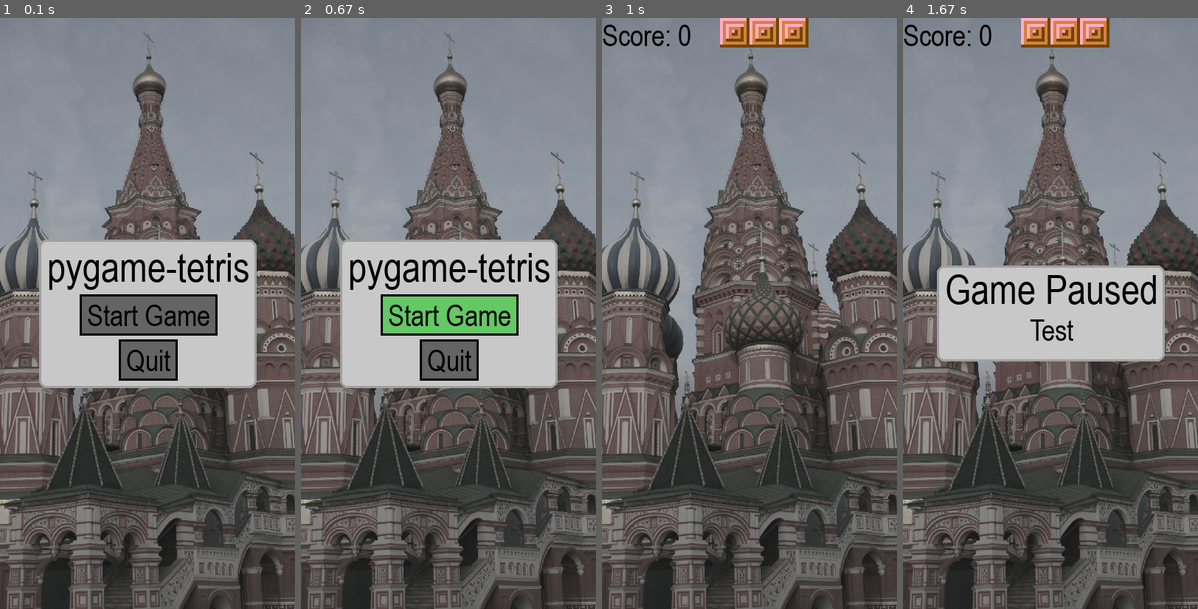
Above: before the commit, frames 1-4 (left to right).
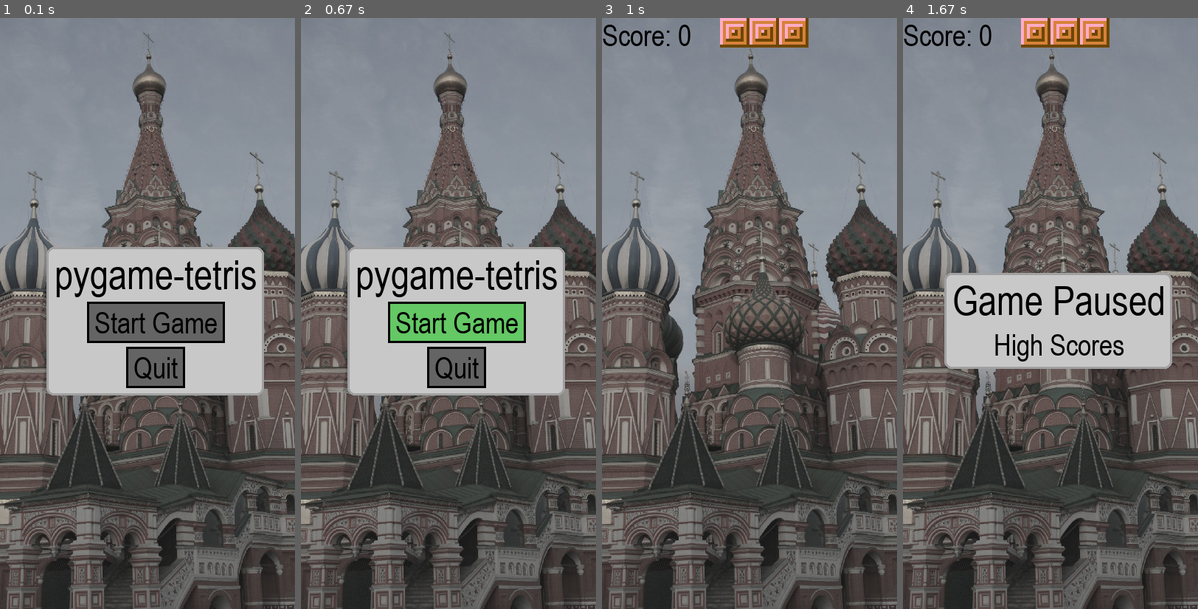
Above: after the commit, the same moments.

Repository: blattgold/pygame-tetris
Game: pygame game, started from game.py
Two runs of this game, one before a commit and one after it. Both use one fixed random seed, a clock stepped at 60 frames per second and the inputs below.
Inputs:
- Up to frame 1 (0.1 s): no input
- Up to frame 2 (0.67 s): hold W from 0.33 s (still down)
- Up to frame 3 (1 s): release W at 0.8 s; tap Space at 0.83 s
- Up to frame 4 (1.67 s): tap Esc at 1.17 s

The runs differ from the first frame. In frame 1, 9.3% of the frame differs, in the area x 13-90%, y 37-64%; in frame 2, 9.3%; in frame 3, nothing differs; in frame 4, 6.1%.

Commit message:
WIP: saving score to file

Diff:
--- a/game.py
+++ b/game.py
@@ -12,6 +12,7 @@
 LEVEL_H = GRID_SIZE * 20
 
 pygame.font.init()
+FONT_ARIAL_25 = pygame.font.Font(os.path.join("assets", "fonts", "Arialn.ttf"), 25)
 FONT_ARIAL = pygame.font.Font(os.path.join("assets", "fonts", "Arialn.ttf"), 40)
 FONT_ARIAL_55 = pygame.font.Font(os.path.join("assets", "fonts", "Arialn.ttf"), 55)
 
@@ -197,9 +198,58 @@
     def check_game_over(self):
         return any(map(lambda x: x != 0, self.map[0]))
 
+class FileHandler():
+    path = ""
+    data = [] # list contains tuples containing (name (str), score (int))
+
+    def __init__(self, path="scores"):
+        self.path = path + ".txt"
+        self.data = []
+        self.parse_file_data()
+
+    def add_score_to_data(self, name, score):
+        self.data.append((name, score))
+        return self
+
+    def get_data(self):
+        return self.data.copy()
+
+    def parse_file_data(self):
+        '''
+        check if file exists, if it does, parse data from file
+        and save as tuples in data member variable
+        '''
+        if os.path.exists(self.path):
+            file = open(self.path, "r")
+            for line in file:
+                parsed = line.split(':', 1)
+                name = parsed[0]
+                score = parsed[1].strip('\n')
+                if not score.isnumeric():
+                    score = 0
+                self.data.append((name, int(score)))
+                print(f"added '{name}: {score}' from file to data")
+
+    def write_data_to_file(self):
+        '''
+        open file and erase all data in it.
+        then write on each line "name:score"
+        '''
+        file = open(self.path, "a")
+        file.truncate(0)
+        print("file has been cleared")
+
+        for element in self.data:
+            file.write(f"{element[0]}:{element[1]}\n")
+            print(f"written '{element[0]}:{element[1]}' to file")
+        file.close()
+        return self
+
+
 class Game:
     game_states = Enum("game_states", ["menu", "pause", "playing", "gameover"])
     game_state = game_states.menu
+    file_handler = FileHandler()
     score = 0
     level = False
     gui = []
@@ -217,7 +267,7 @@
         elif self.game_state == self.game_states.playing:
             self.level.update()
             if self.level.check_game_over():
-                self.change_state(self.game_states.gameover)
+                self.init_state_gameover()
 
         self.handle_input()
 
@@ -260,27 +310,11 @@
     def init_state_menu(self):
         self.gui.clear()
         self.gui["main_menu"] = gui.Container(LEVEL_W // 2,
-                                              LEVEL_H // 2) \
-        .set_border_w(3) \
-        .set_border_color((160,160,160)) \
-        .set_color((200,200,200)) \
-        .set_corner_roundness(10) \
-        .set_padding((10,10,10,10)) \
-        .set_child_spacing(5)
+                                              LEVEL_H // 2)
         self.gui["main_menu"].add_child(gui.Text("pygame-tetris", FONT_ARIAL_55))
         self.gui["main_menu"].add_child(gui.Button(gui.Text("Start Game", FONT_ARIAL)) \
-        .set_border_w(3) \
-        .set_border_color((0,0,0)) \
-        .set_color_deselected((100,100,100)) \
-        .set_color_selected((100,200,100)) \
-        .set_padding((5,10,5,10)) \
         .set_on_click(self,self.init_state_playing, []))
         self.gui["main_menu"].add_child(gui.Button(gui.Text("Quit", FONT_ARIAL)) \
-        .set_border_w(3) \
-        .set_border_color((0,0,0)) \
-        .set_color_deselected((100,100,100)) \
-        .set_color_selected((100,200,100)) \
-        .set_padding((5,10,5,10)) \
         .set_on_click(self,self.set_quit, []))
 
     def init_state_playing(self):
@@ -296,19 +330,19 @@
     def init_state_pause(self):
         self.gui["pause_menu"] = gui.Container(LEVEL_W // 2,
                                                LEVEL_H // 2) \
-        .set_border_w(3) \
-        .set_border_color((160,160,160)) \
-        .set_color((200,200,200)) \
-        .set_corner_roundness(10) \
-        .set_padding((10,10,10,10)) \
-        .set_child_spacing(0) \
         .add_child(gui.Text("Game Paused", FONT_ARIAL_55)) \
-        .add_child(gui.Text("Test", FONT_ARIAL))
+        .add_child(gui.Text("High Scores", FONT_ARIAL))
+
+        scores = self.file_handler.get_data()
+
+        for score in scores:
+            self.gui["pause_menu"].add_child(gui.Text(f"{score[0]}: {score[1]}", FONT_ARIAL_25))
 
         self.game_state = self.game_states.pause
 
     def init_state_gameover(self):
         self.gui.clear()
+        self.file_handler.write_data_to_file()
 
         self.game_state = self.game_states.gameover
         self.level = False
@@ -326,6 +360,7 @@
 
     def set_quit(self):
         self.quit = True
+
 
 def drawTet(screen, piece):
     for actual in (piece.getPiece())[piece.getRotIndex()]:
--- a/gui.py
+++ b/gui.py
@@ -9,14 +9,20 @@
     w = 1
     h = 1
     parent = False # False = top level, no parent
-    center_origin = False
     color = (0,0,0)
     invisible = False
     selectable = False
-
-    def __init__(self, x=0, y=0):
+    center_origin = False
+    debug = False
+
+    def __init__(self, x=0, y=0, center_origin=False):
         self.x = x
         self.y = y
+        self.center_origin = center_origin
+
+    def set_debug(self):
+        self.debug = True
+        return self
 
     def get_x(self):
         return self.x
@@ -82,8 +88,8 @@
     content = False
     font = False
 
-    def __init__(self, content, font, x=0, y=0):
-        super().__init__(x, y)
+    def __init__(self, content, font, x=0, y=0, center_origin=False):
+        super().__init__(x, y, center_origin)
         self.content = content
         self.font = font
         self.w = int(self.font.render(self.content, True, (0,0,0)).get_width())
@@ -119,8 +125,8 @@
     corner_roundness = 0
     padding = (0,0,0,0)
 
-    def __init__(self, x=0, y=0):
-        super().__init__(x,y)
+    def __init__(self, x=0, y=0, center_origin=False):
+        super().__init__(x,y,center_origin)
         self.border_w = 0
         self.border_color = (0,0,0)
         self.corner_roundness = 0
@@ -169,12 +175,20 @@
 class Container(BoxElement):
     children = []
     child_spacing = 0
-    center_origin = True
-
-    def __init__(self, x=0, y=0):
-        super().__init__(x,y)
+
+    def __init__(self, x=0, y=0, center_origin=True):
+        super().__init__(x,y,center_origin)
         self.children = []
         self.align_mode = self.align_modes.center
+        self.default_style()
+
+    def default_style(self):
+        self.set_border_w(3) \
+        .set_border_color((160,160,160)) \
+        .set_color((200,200,200)) \
+        .set_corner_roundness(10) \
+        .set_padding((10,10,10,10)) \
+        .set_child_spacing(5)
 
     def set_child_spacing(self, spacing):
         self.child_spacing = spacing
@@ -202,8 +216,6 @@
             child.draw(screen, x_off, y_off)
 
     def update(self):
-        super().update()
-
         self.h = 0
         self.w = 0
 
@@ -237,10 +249,9 @@
 
             prev_children_h += child.get_h()
 
+        super().update()
         self.h += self.padding[0] + self.padding[2]
         self.w += self.padding[1] + self.padding[3]
-
-
 
 
     def update_selected(self, d):
@@ -282,13 +293,21 @@
     on_click_fun = lambda self : print("unassigned button action")
     on_click_fun_args = []
 
-    def __init__(self, label, x=0, y=0):
-        super().__init__(x,y)
+    def __init__(self, label, x=0, y=0, center_origin=False):
+        super().__init__(x,y,center_origin)
         self.selectable = True
         self.align_mode = self.align_modes.left
         self.child_label = label
         self.on_click_caller = self
         label.set_parent(self)
+        self.default_style()
+
+    def default_style(self):
+        self.set_border_w(3) \
+        .set_border_color((0,0,0)) \
+        .set_color_deselected((100,100,100)) \
+        .set_color_selected((100,200,100)) \
+        .set_padding((5,10,5,10))
 
     def set_selected(self, selected):
         self.selected = selected
Not shown, changed: .gitignore
